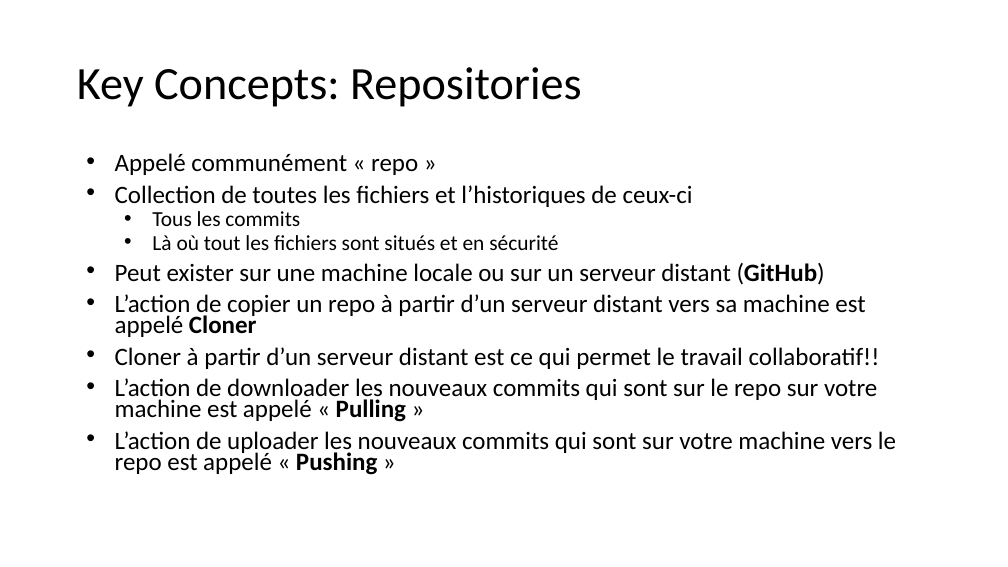
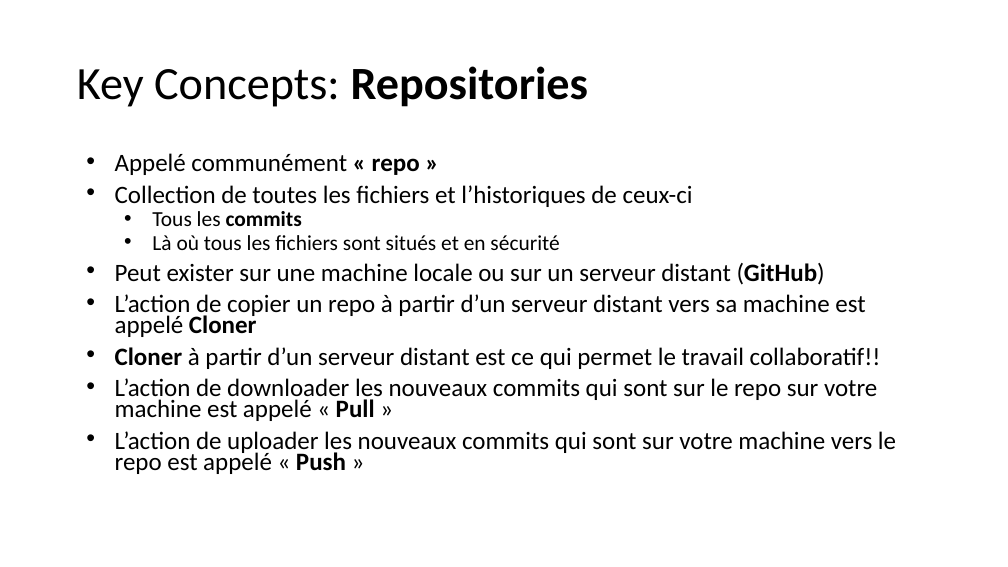
Before and after one commit to PolyCortex/Tuto-Git, a slide deck: slide 8 of Git-Tutorial-Good.pptx. Drawn at 1008x567 pixels with LibreOffice and Linux fonts; fonts in the diff are those of the drawing. Boxes give left, top, right and bottom in pixels: in the first picture for what was removed or moved away, otherwise in the second. Text is boxed around its words. In the diff, an @@ line names an element or a change of style, - is before the commit and + after.

```diff
--- a/Git-Tutorial-Good.pptx
+++ b/Git-Tutorial-Good.pptx
@@ title "Key Concepts: Repositories" at box(77, 66, 589, 107): bold on in "Repositories" @@
@@ text at box(115, 153, 881, 369): bold on in "« repo »", "commits", "Cloner" @@
@@ text at box(152, 235, 559, 250): text changed @@
-  • Là où tout les fichiers sont situés et en sécurité
+  • Là où tous les fichiers sont situés et en sécurité
@@ text at box(115, 378, 896, 474): text changed @@
-• L’action de downloader les nouveaux commits qui sont sur le repo sur votre machine est appelé « Pulling »
-• L’action de uploader les nouveaux commits qui sont sur votre machine vers le repo est appelé « Pushing »
+• L’action de downloader les nouveaux commits qui sont sur le repo sur votre machine est appelé « Pull »
+• L’action de uploader les nouveaux commits qui sont sur votre machine vers le repo est appelé « Push »
```
Also in this commit, not shown: 11 other slides changed, 1 other file.
